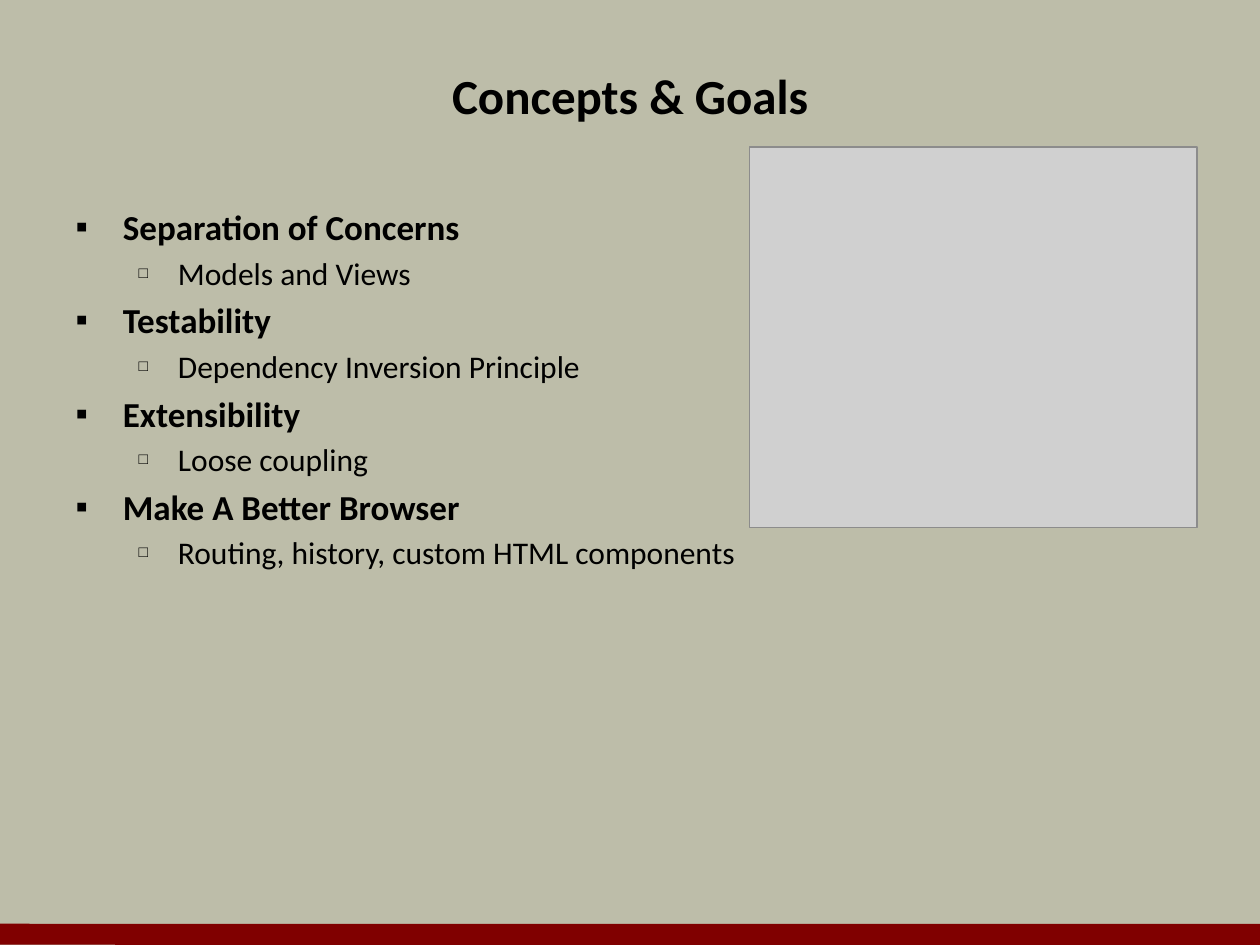
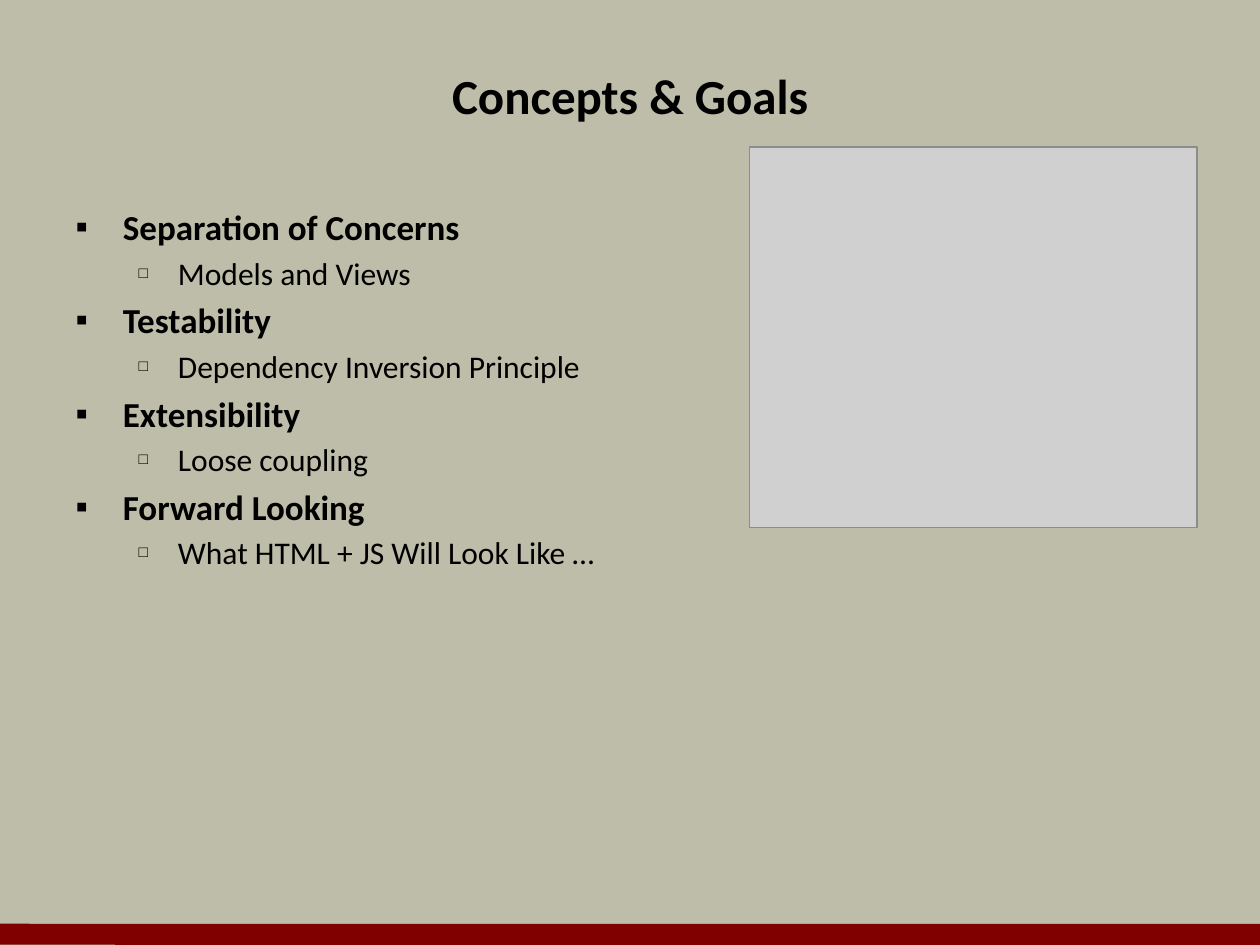
Before and after one commit to OdeToCode/classes, a slide deck: slide 3 of angularjs/slides/01_Introduction.pptx. Drawn at 1260x945 pixels with LibreOffice and Linux fonts; fonts in the diff are those of the drawing; grey boxes stand for pictures; background and template pictures are left out. Boxes give left, top, right and bottom in pixels: in the first picture for what was removed or moved away, otherwise in the second. Text is boxed around its words. In the diff, an @@ line names an element or a change of style, - is before the commit and + after.

```diff
--- a/angularjs/slides/01_Introduction.pptx
+++ b/angularjs/slides/01_Introduction.pptx
@@ text at (x1=123, y1=495, x2=565, y2=564): text changed @@
-▪ Make A Better Browser
-  □ Routing, history, custom HTML components
+▪ Forward Looking
+  □ What HTML + JS Will Look Like …
```
Also in this commit, not shown: 2 other slides changed, 36 other files.
